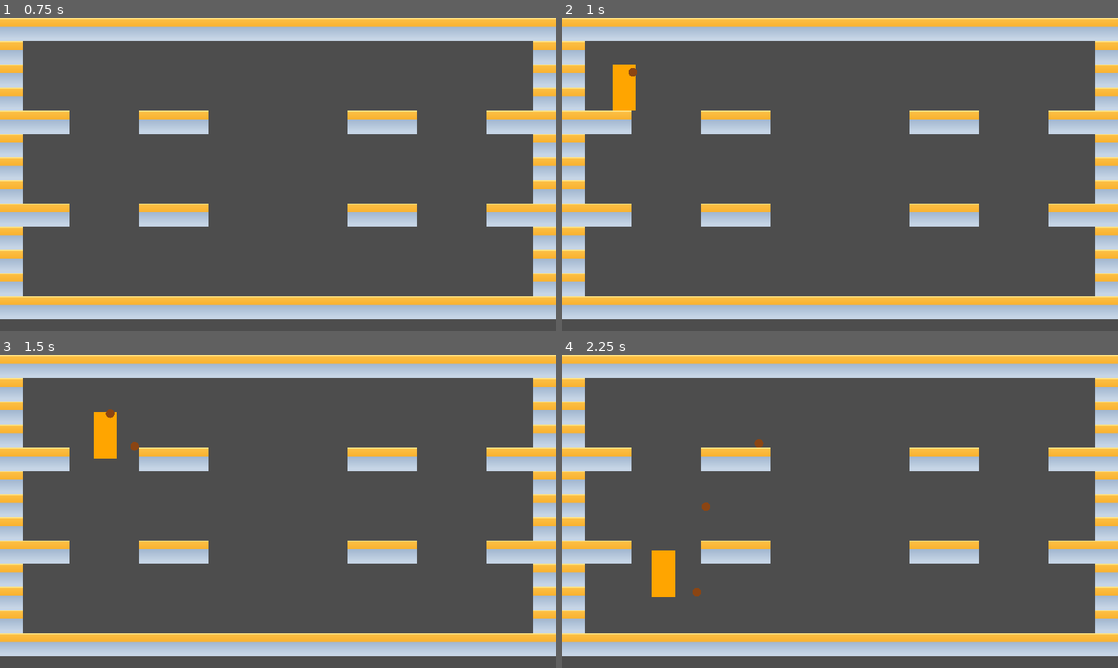
Above: before the commit, frames 1-4 (two rows, left to right).
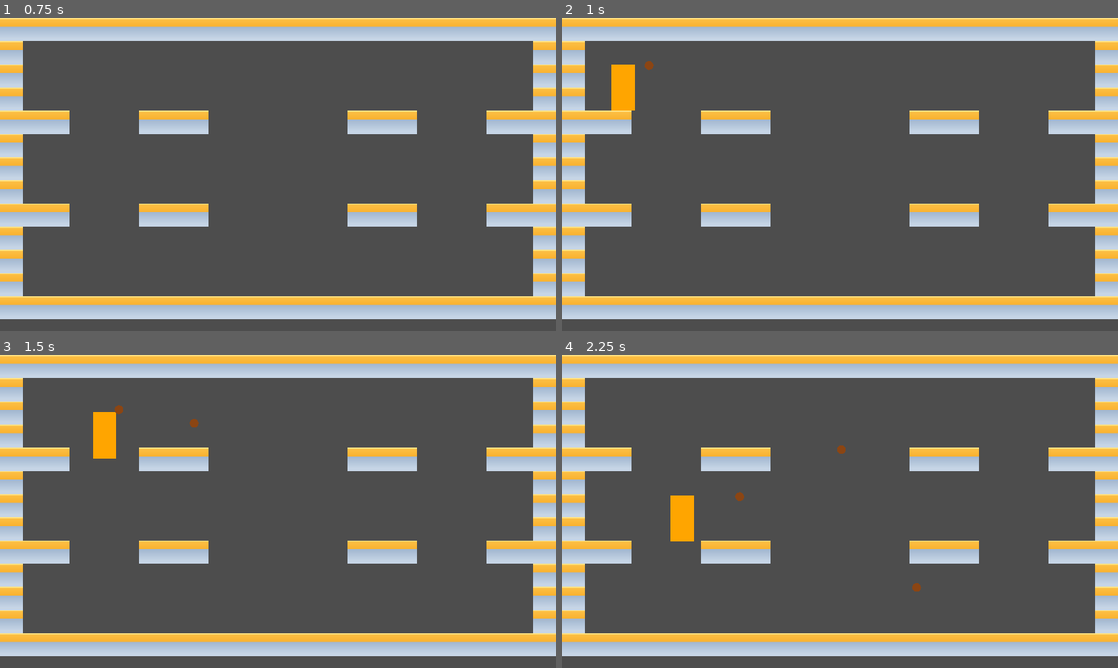
Above: after the commit, the same moments.

Repository: the-g-force/GGJ24
Game: Godot game, scene res://world/world.tscn
Two runs of this game, one before a commit and one after it. Both use one fixed random seed, a clock stepped at 60 frames per second and the inputs below.
Inputs:
- Up to frame 1 (0.75 s): tap Enter at 0.5 s; hold D from 0.53 s (still down); hold Z from 0.53 s (still down)
- Up to frame 2 (1 s): keep holding D; keep holding Z; tap Space at 0.77 s
- Up to frame 3 (1.5 s): keep holding D; release Z at 1.28 s; tap Z at 1.35 s
- Up to frame 4 (2.25 s): tap Space at 1.52 s; release D at 2.03 s; hold A from 2.03 s (still down); hold Z from 2.03 s (still down)

Frame 1 is identical in both runs. In frame 2, 0.1% of the frame differs, in the area x 8-17%, y 13-30%; in frame 3, 0.2%; in frame 4, 1.5%, in the area x 16-65%, y 26-78%.

Commit message:
Add nut turning player collision off when on floor

Diff:
--- a/project/player/nut/nut.gd
+++ b/project/player/nut/nut.gd
@@ -1,9 +1,27 @@
-extends RigidBody2D
+extends CharacterBody2D
+
+const SPEED := 800.0
 
 ## The player who shot this nut.
 ##
 ## This is used to determine when the nut becomes "active" for hitting other things
 var shooter : Node2D
+var gravity = ProjectSettings.get_setting("physics/2d/default_gravity")
+var direction := Vector2.ZERO :
+	set(value):
+		direction = value
+		velocity = direction * SPEED
+
+
+func _physics_process(delta:float)->void:
+	if is_on_floor():
+		velocity.x = 0
+		set_collision_layer_value(2, false)
+
+	velocity.y += gravity * delta
+
+	move_and_slide()
+
 
 func _draw():
 	var radius :float = $CollisionShape2D.shape.radius
@@ -11,6 +29,6 @@
 
 
 func _on_area_2d_body_exited(body):
-	# Once the area passs out of the shooter, turn on collision with players.
+	# Once the area passes out of the shooter, turn on collision with players.
 	if body==shooter:
 		set_collision_layer_value(2, true)
--- a/project/player/nut/nut.tscn
+++ b/project/player/nut/nut.tscn
@@ -8,7 +8,7 @@
 [sub_resource type="CircleShape2D" id="CircleShape2D_e84qd"]
 radius = 15.0
 
-[node name="Nut" type="RigidBody2D"]
+[node name="Nut" type="CharacterBody2D"]
 collision_layer = 4
 collision_mask = 5
 script = ExtResource("1_2klto")
--- a/project/player/player.gd
+++ b/project/player/player.gd
@@ -70,9 +70,9 @@
 
 	var nut := preload("res://player/nut/nut.tscn").instantiate()
 	nut.shooter = self
+	nut.direction = Vector2(_x_facing, 0).rotated(-PI/8 * _x_facing)
 	add_sibling(nut)
 	nut.global_position = _mouth.global_position
-	nut.apply_central_impulse(Vector2(_x_facing, 0).rotated(-PI/8 * _x_facing) * 500)
 
 	print("Shot!")
 
